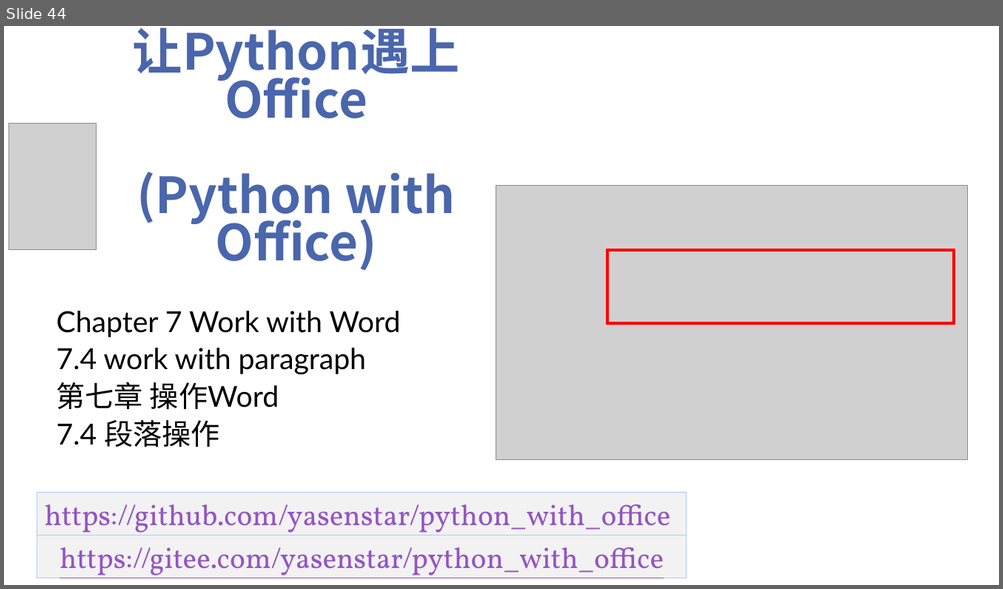
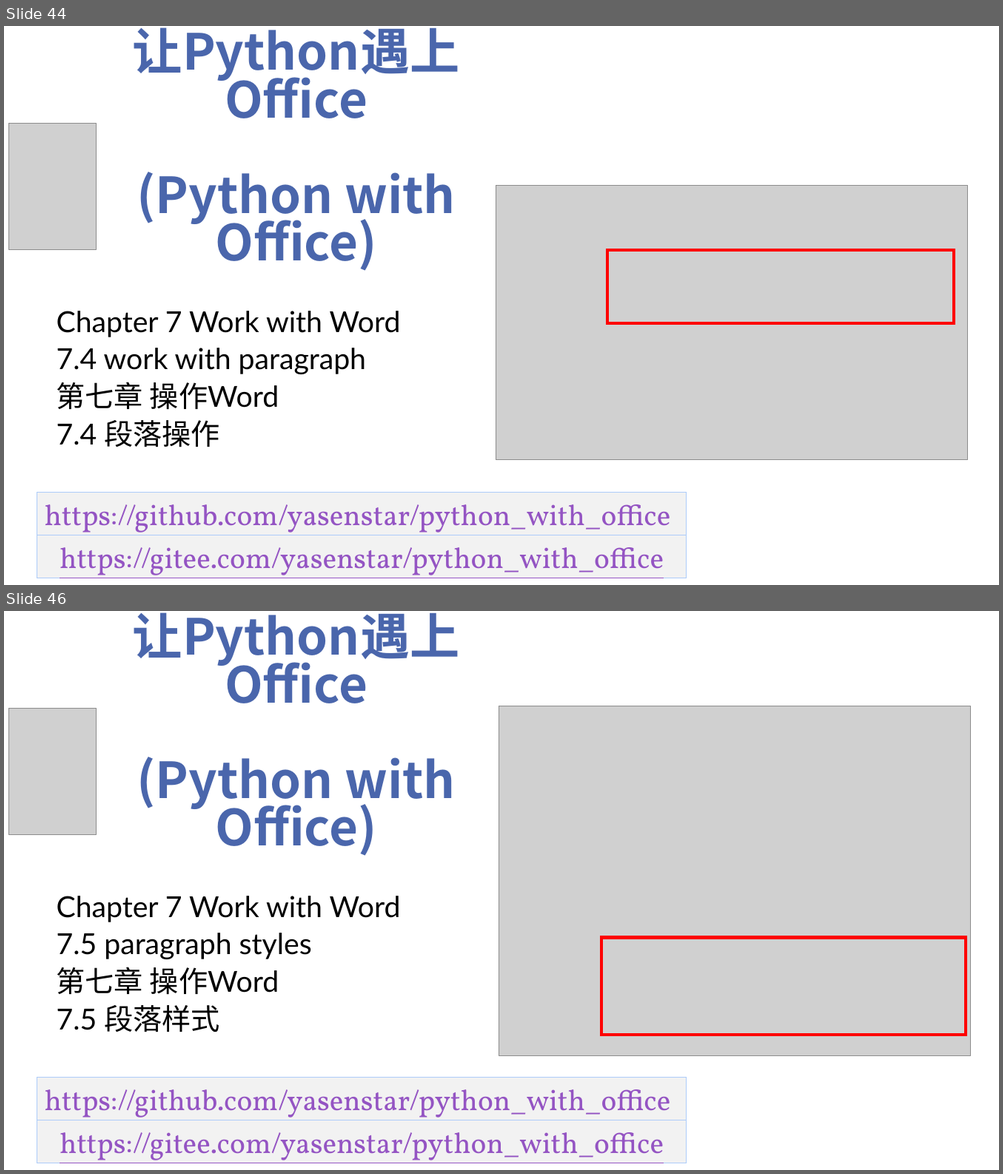
Before and after one commit to yasenstar/python_with_office, a slide deck: Python-with-Office-Video_Covers.pptx. Shown one above the other, each under a label of ours: slide 44 before the commit, slides 44 and 46 after it; the slides between them are not shown. The pictures are 1003x589 and 1003x1174 pixels, drawn with LibreOffice and Linux fonts; fonts in the diff are those of the drawing; grey boxes stand for pictures; background and template pictures are left out. Boxes give left, top, right and bottom in pixels: in the first picture for what was removed or moved away, otherwise in the second. Text is boxed around its words. In the diff, an @@ line names an element or a change of style, - is before the commit and + after.

```diff
--- a/Python-with-Office-Video_Covers.pptx
+++ b/Python-with-Office-Video_Covers.pptx
@@ slide 46 added at (x1=4, y1=611, x2=999, y2=1170), background picture (left out) @@
@@ title added at (x1=133, y1=612, x2=460, y2=856), 48 pt, text #4A66AC, bold @@
+让Python遇上Office
+(Python with Office)
@@ picture added at (x1=8, y1=708, x2=96, y2=834) @@
@@ picture added at (x1=498, y1=706, x2=970, y2=1056) @@
@@ subtitle added at (x1=57, y1=896, x2=401, y2=1033), 28 pt, text #000000 @@
+Chapter 7 Work with Word
+7.5 paragraph styles
+第七章 操作Word
+7.5 段落样式
@@ rectangle added at (x1=601, y1=938, x2=965, y2=1036), outline #FF0000 3 pt @@
@@ rectangle added at (x1=37, y1=1078, x2=686, y2=1121), fill #F2F2F2, outline #ACCBF9 0.75 pt, 28 pt, text #9454C3, underline @@
+https://github.com/yasenstar/python_with_office
@@ rectangle added at (x1=37, y1=1121, x2=686, y2=1163), fill #F2F2F2, outline #ACCBF9 0.75 pt, 28 pt, text #9454C3, underline @@
+https://gitee.com/yasenstar/python_with_office
```
Also in this commit, not shown: 1 other slide added, 6 other files.
